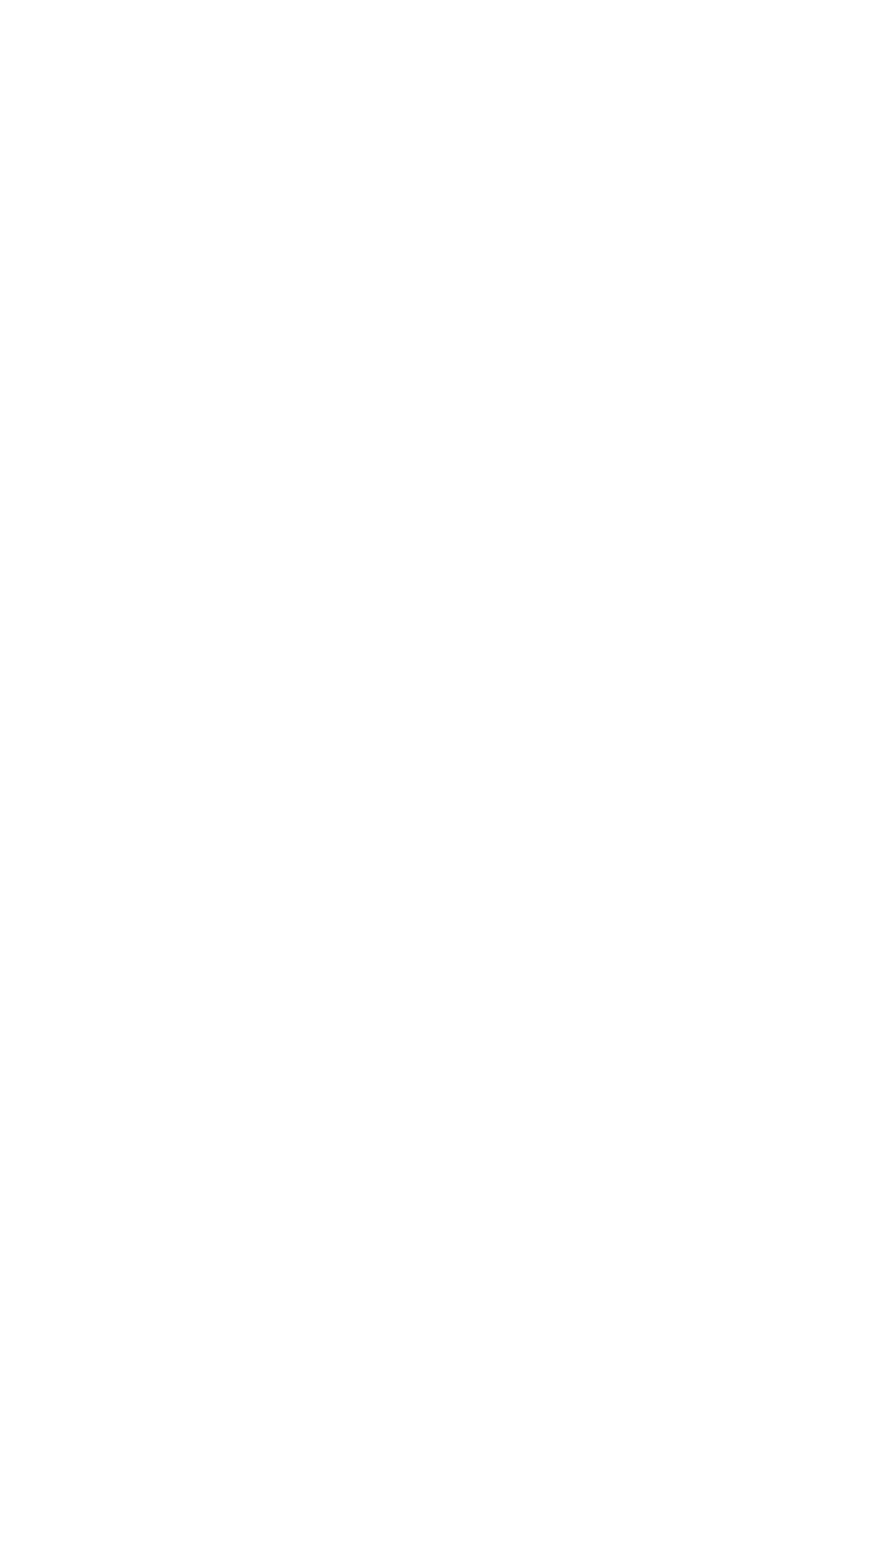
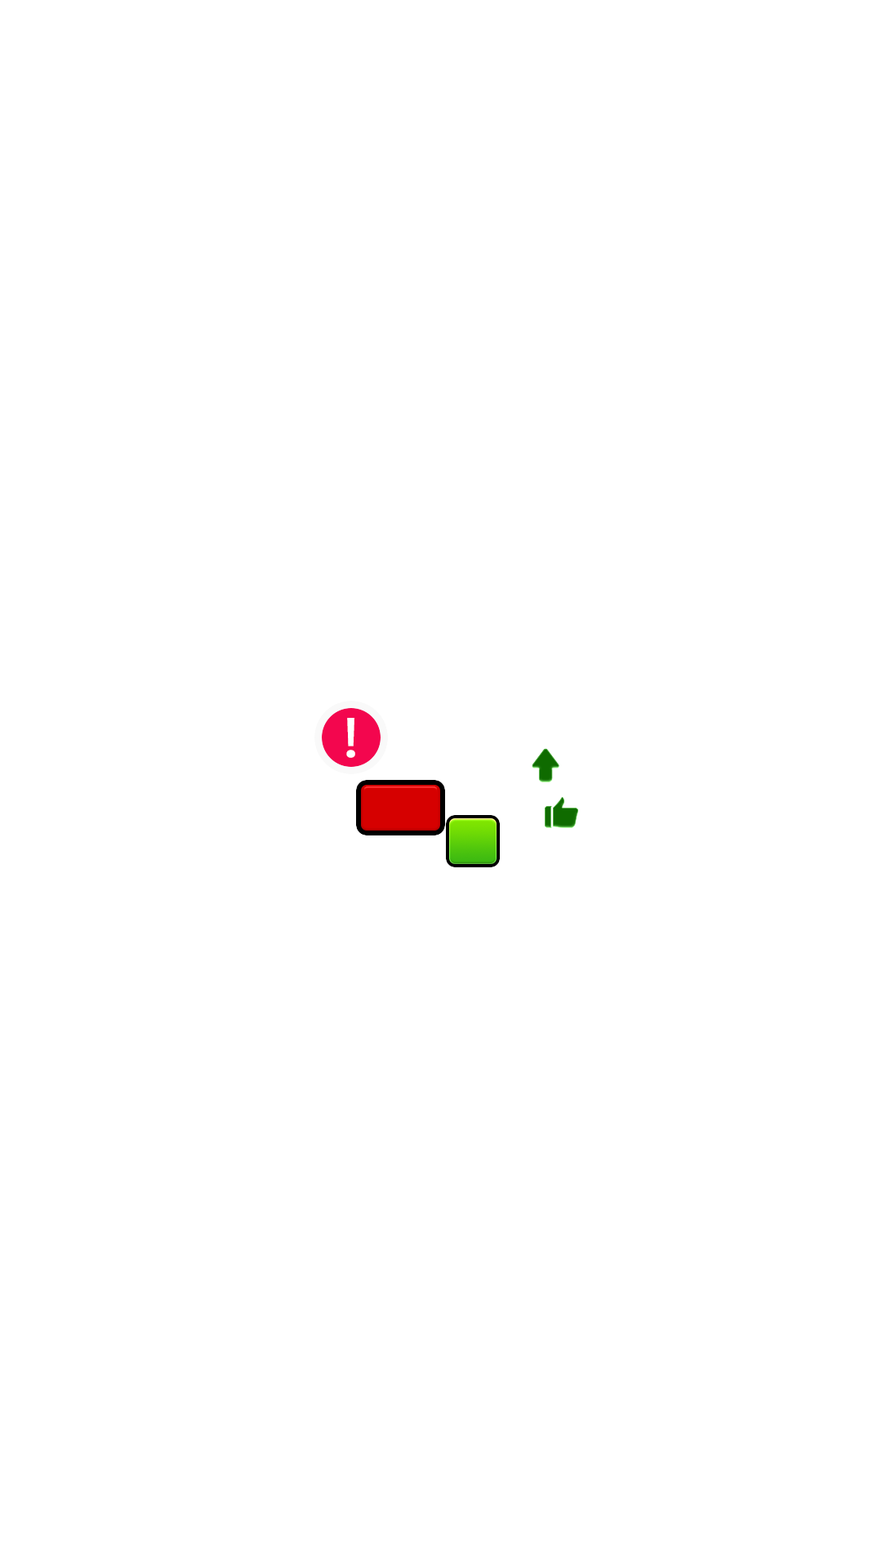
Comparing the layer stacks of the two 882 x 1568 images. Changes:
added layer "btn_icon_like_1" above "inventory" over <box>544,797,579,829</box>
added group "Group 1" with 2 layers in group "inventory" over <box>321,708,381,767</box>
added layer "!" in group "Group 1" over <box>346,717,356,758</box>
added layer "Ellipse 1" in group "Group 1" over <box>321,708,381,767</box>
added layer "inventory_29" in group "inventory" over <box>531,748,560,783</box>
added layer "1 copy" in group "inventory" over <box>449,818,497,865</box>
showed "1", painted on it over <box>360,761,464,831</box>